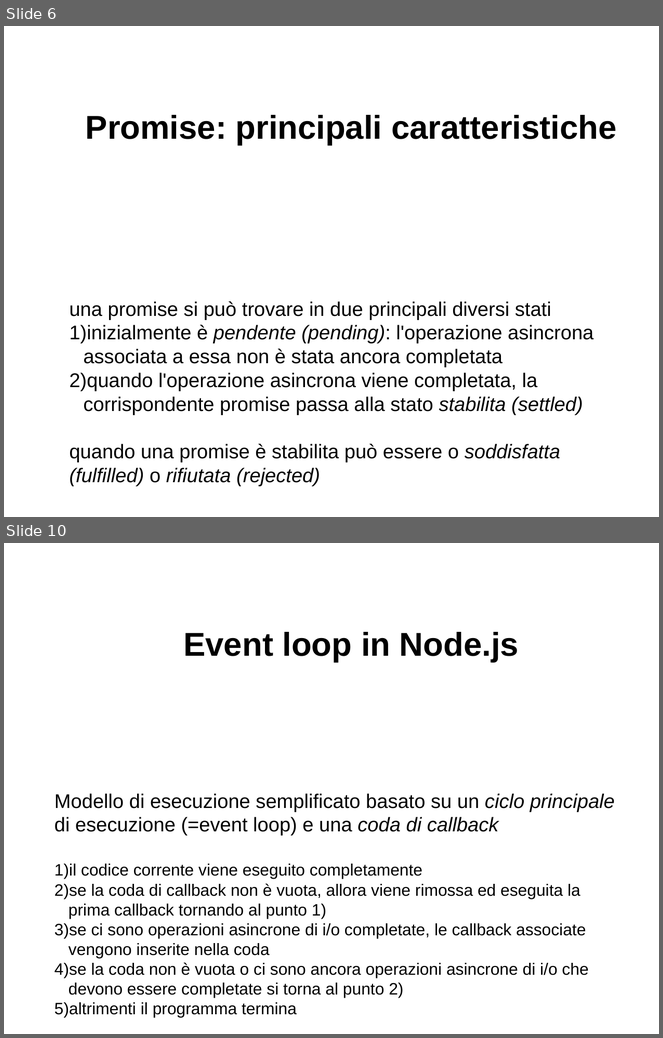
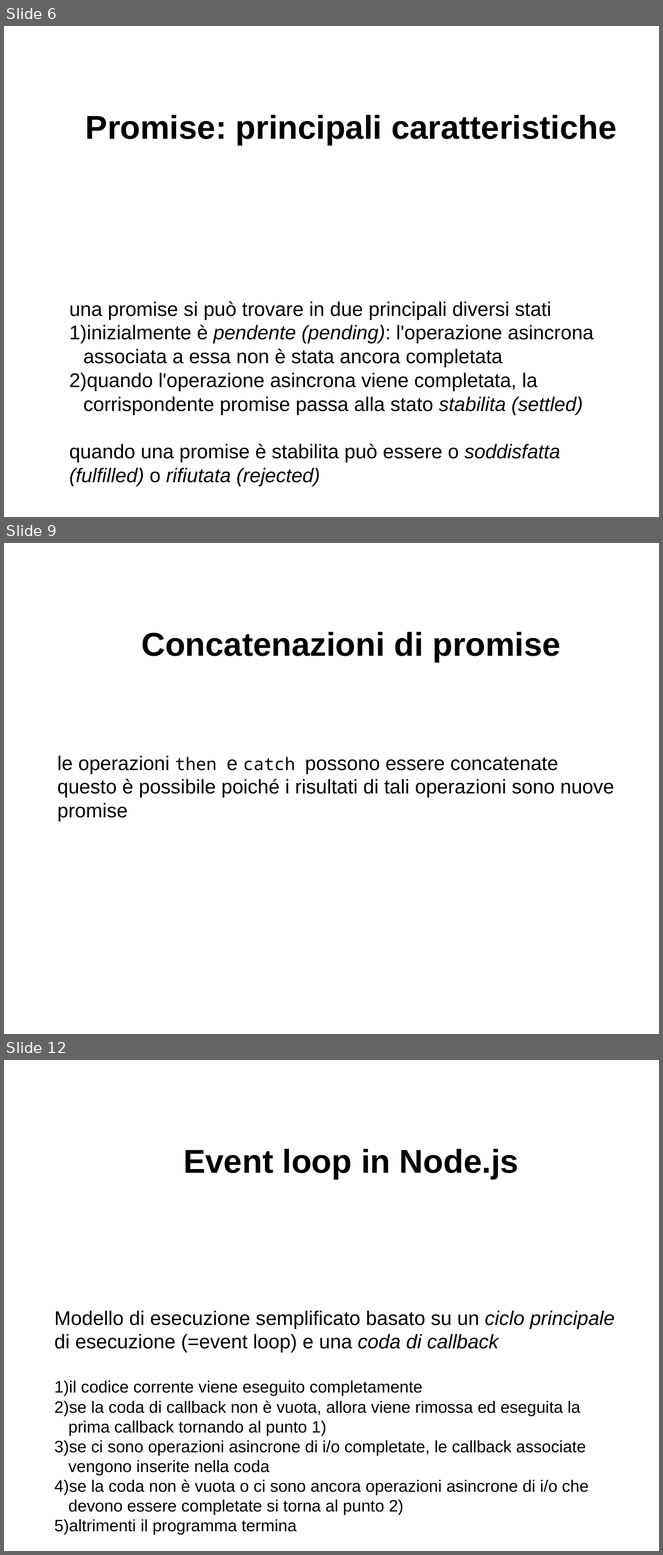
Before and after one commit to davideancona/minicorsiRAISE, a slide deck: iot/NodeJs2.odp. Shown one above the other, each under a label of ours: slides 6 and 10 before the commit, slides 6, 9 and 12 after it; the slides between them are not shown. The pictures are 663x1038 and 663x1555 pixels, drawn with LibreOffice and Linux fonts; fonts in the diff are those of the drawing. Boxes give left, top, right and bottom in pixels: in the first picture for what was removed or moved away, otherwise in the second. Text is boxed around its words. In the diff, an @@ line names an element or a change of style, - is before the commit and + after.

```diff
--- a/iot/NodeJs2.odp
+++ b/iot/NodeJs2.odp
@@ slide 9 added at <box>4,543,659,1034</box>, background #FFFFFF @@
@@ text added at <box>141,632,561,662</box>, 40 pt, text #000000, bold @@
+Concatenazioni di promise
@@ text added at <box>58,756,614,822</box>, 24 pt, text #000000 @@
+le operazioni then e catch possono essere concatenate
+questo è possibile poiché i risultati di tali operazioni sono nuove promise
@@ what was slide 10 is now slide 12 @@
```
Also in this commit, not shown: 2 slides changed, 3 other slides added, 2 slides removed, 2 other files.
